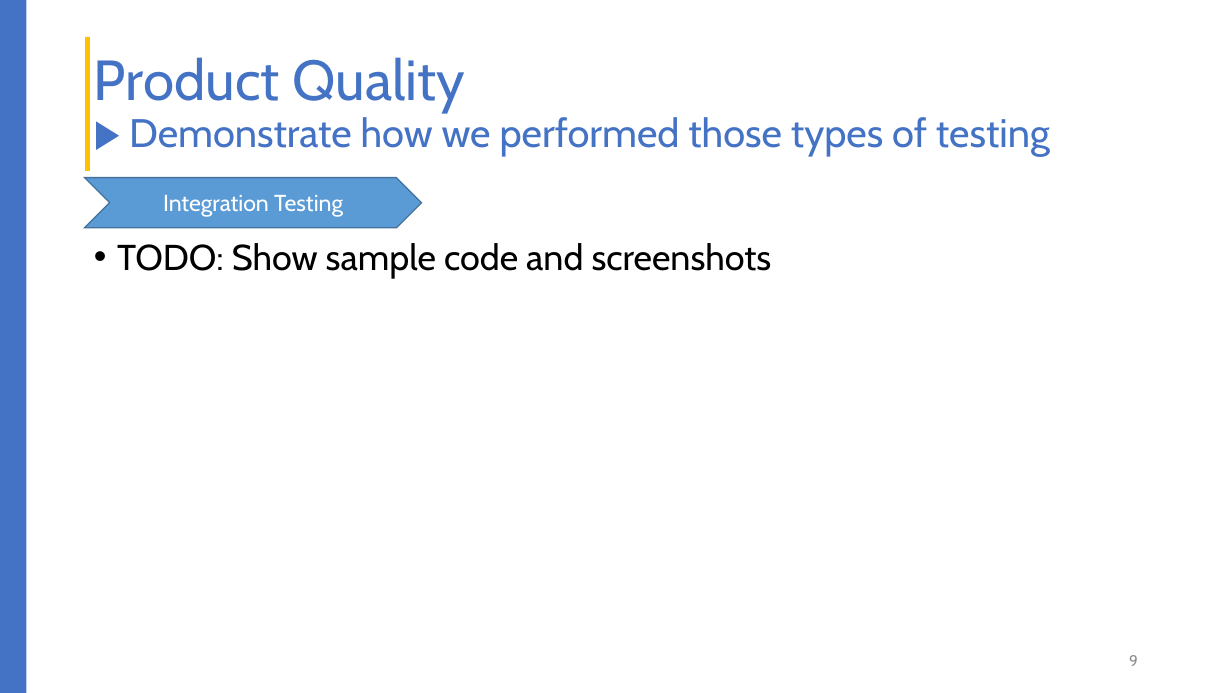
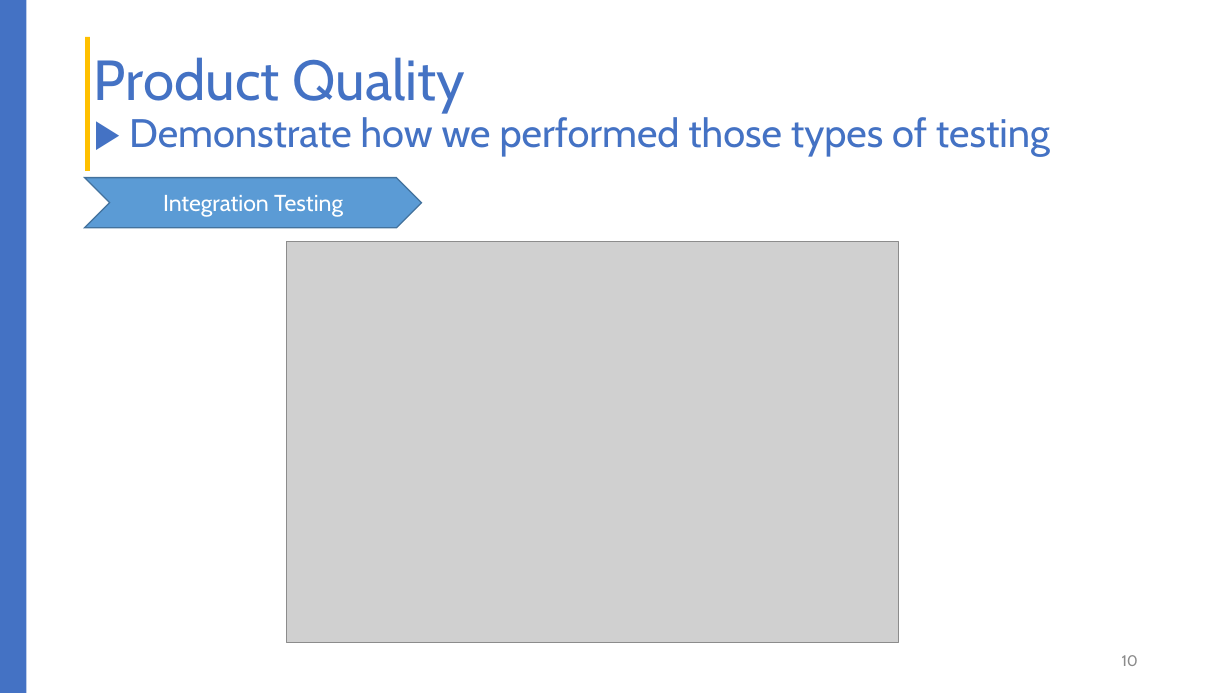
Before and after one commit to liepnguyen/Planru, a slide deck: slide 10 of Documents/Lessons Learned From Agile Quality Assurance In Scrum.pptx (slide 9 before the commit). Drawn at 1232x693 pixels with LibreOffice and Linux fonts; fonts in the diff are those of the drawing; grey boxes stand for pictures. Boxes give left, top, right and bottom in pixels: in the first picture for what was removed or moved away, otherwise in the second. Text is boxed around its words. In the diff, an @@ line names an element or a change of style, - is before the commit and + after.

```diff
--- a/Documents/Lessons Learned From Agile Quality Assurance In Scrum.pptx
+++ b/Documents/Lessons Learned From Agile Quality Assurance In Scrum.pptx
@@ text removed at (117, 243, 772, 279) @@
-• TODO: Show sample code and screenshots
@@ picture added at (287, 242, 898, 642) @@
@@ page number at (1122, 655, 1138, 666): text changed @@
-9
+10
```
Also in this commit, not shown: 3 other slides changed, 6 slides added, 1 slide removed.
